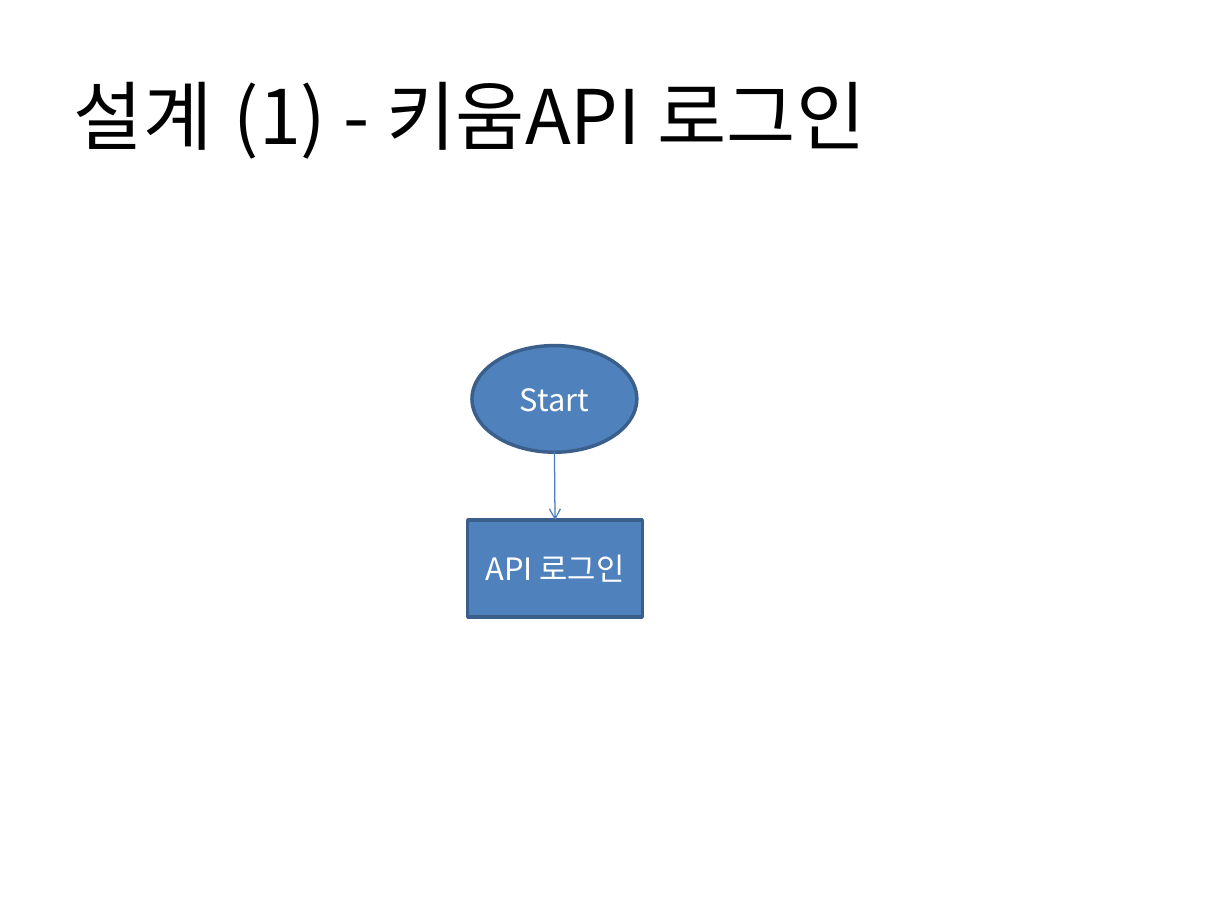
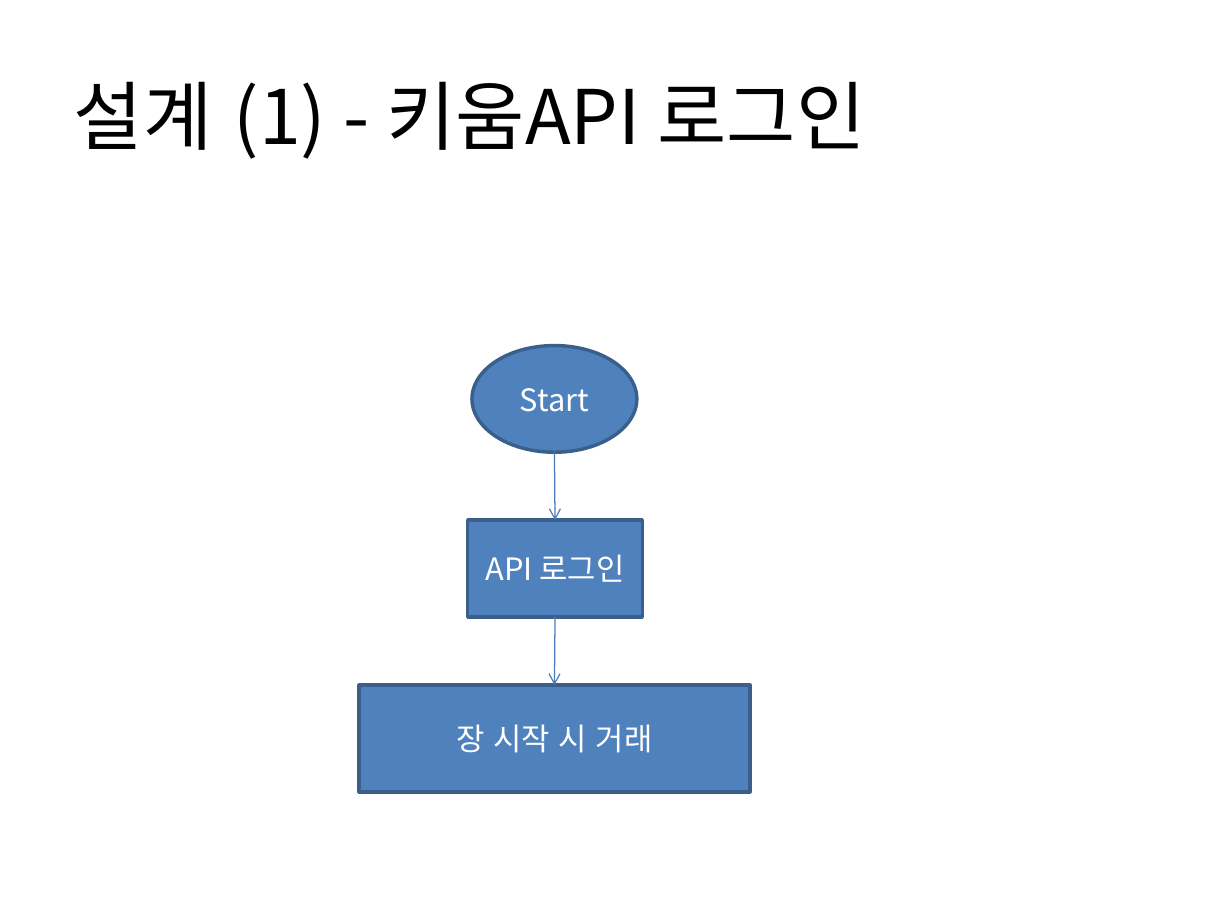
Before and after one commit to dustjd2000/Stock, a slide deck: slide 5 of doc/주식자동매매설계서v1.0.pptx. Drawn at 1232x924 pixels with LibreOffice and Linux fonts; fonts in the diff are those of the drawing. Boxes give left, top, right and bottom in pixels: in the first picture for what was removed or moved away, otherwise in the second. Text is boxed around its words. In the diff, an @@ line names an element or a change of style, - is before the commit and + after.

```diff
--- a/doc/주식자동매매설계서v1.0.pptx
+++ b/doc/주식자동매매설계서v1.0.pptx
@@ arrow added from (556, 617) to (554, 685), #4B7EBC 0.75 pt @@
@@ rectangle added at (x1=359, y1=685, x2=749, y2=792), fill #4F81BD, outline #3A5F8C 2 pt, 18 pt, text #FFFFFF @@
+장 시작 시 거래
```
Also in this commit, not shown: 10 other files.
